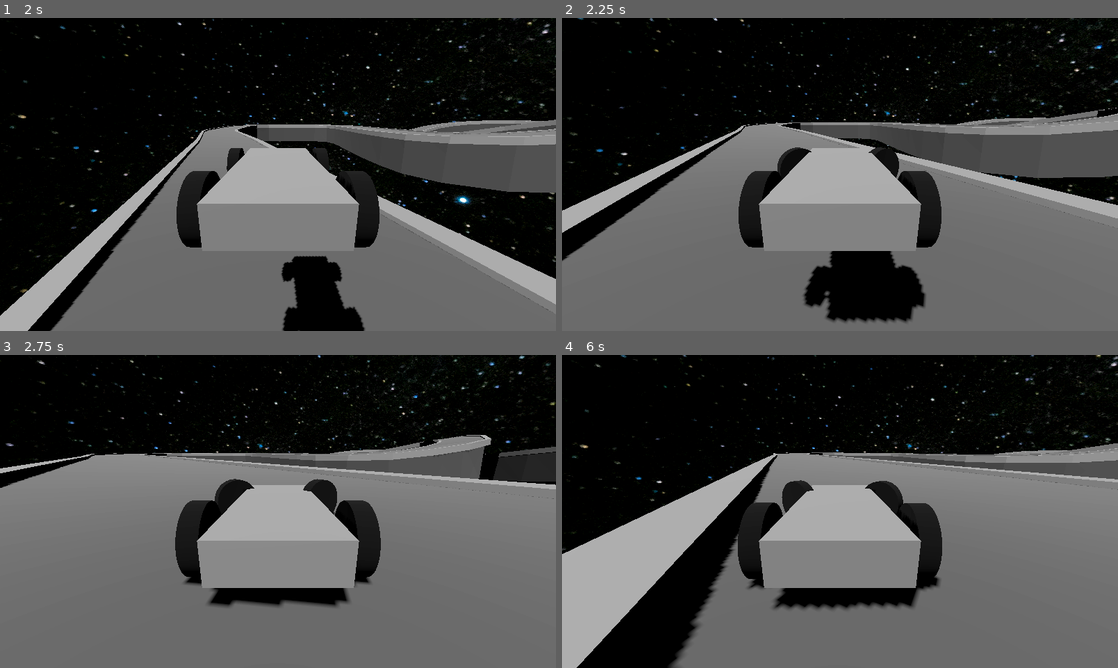
Above: before the commit, frames 1-4 (two rows, left to right).
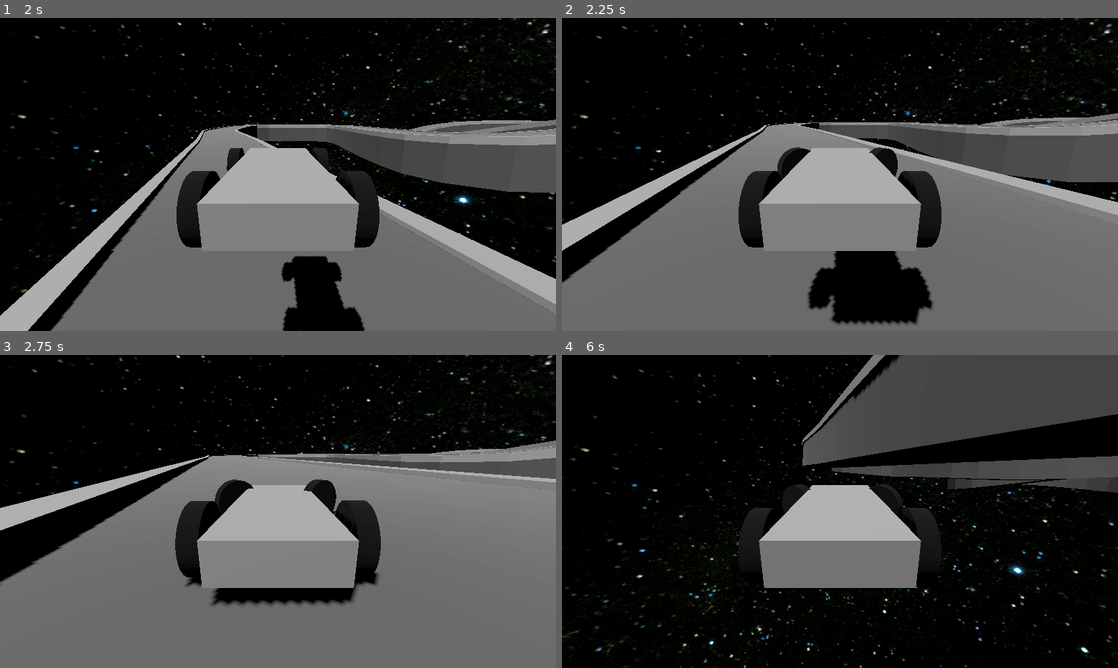
Above: after the commit, the same moments.

Repository: worcestertechnicalhighschool/kart-racer-origin
Game: Godot game, scene res://scenes/menus/title_screen.tscn
The game is run twice, just before and just after one commit, with the same random seed, the same clock (stepped at 60 frames per second) and the same inputs.
Inputs:
- Up to frame 1 (2 s): click "Single Player" at 0.5 s; click "Single Player" at 1.25 s
- Up to frame 2 (2.25 s): hold D (right) from 2.03 s (still down); hold Shift (drift) from 2.03 s (still down)
- Up to frame 3 (2.75 s): keep holding D (right); keep holding Shift (drift)
- Up to frame 4 (6 s): release D (right) at 2.78 s; release Shift (drift) at 2.78 s; hold S (backward) 2.78-3.53 s; tap Shift (drift) at 2.85, 4.35, 5.85 s; hold D (right) 3.53-4.28 s; hold Shift (drift) 3.53-4.28 s; hold W (forward) 4.28-5.03 s; hold Shift (drift) 5.03-5.78 s; hold A (left) from 5.03 s (still down)

Frame 1 is identical in both runs. In frame 2, 10% of the frame differs, in the area x 0-100%, y 0-98%; in frame 3, 14%; in frame 4, 58%, in the area x 0-100%, y 0-100%.

Commit message:
fixed oil spill
the flashing effect from the oil spill only works in fowarrd mode

Diff:
--- a/project.godot
+++ b/project.godot
@@ -1,3 +1,11 @@
+; Engine configuration file.
+; It's best edited using the editor UI and not directly,
+; since the parameters that go here are not all obvious.
+;
+; Format:
+;   [section] ; section goes between []
+;   param=value ; assign values to parameters
+
 config_version=5
 
 [application]
@@ -31,24 +39,28 @@
 "deadzone": 0.5,
 "events": [Object(InputEventJoypadButton,"resource_local_to_scene":false,"resource_name":"","device":-1,"button_index":14,"pressure":0.0,"pressed":true,"script":null)
 , Object(InputEventKey,"resource_local_to_scene":false,"resource_name":"","device":-1,"window_id":0,"alt_pressed":false …(183 unchanged characters)…
+, Object(InputEventKey,"resource_local_to_scene":false,"resource_name":"","device":-1,"window_id":0,"alt_pressed":false,"shift_pressed":false,"ctrl_pressed":false,"meta_pressed":false,"pressed":false,"keycode":0,"physical_keycode":4194321,"key_label":0,"unicode":0,"location":0,"echo":false,"script":null)
 ]
 }
 left={
 "deadzone": 0.5,
 "events": [Object(InputEventKey,"resource_local_to_scene":false,"resource_name":"","device":-1,"window_id":0,"alt_press …(191 unchanged characters)…
 , Object(InputEventJoypadButton,"resource_local_to_scene":false,"resource_name":"","device":-1,"button_index":13,"pressure":0.0,"pressed":true,"script":null)
+, Object(InputEventKey,"resource_local_to_scene":false,"resource_name":"","device":-1,"window_id":0,"alt_pressed":false,"shift_pressed":false,"ctrl_pressed":false,"meta_pressed":false,"pressed":false,"keycode":0,"physical_keycode":4194319,"key_label":0,"unicode":0,"location":0,"echo":false,"script":null)
 ]
 }
 forward={
 "deadzone": 0.5,
 "events": [Object(InputEventKey,"resource_local_to_scene":false,"resource_name":"","device":-1,"window_id":0,"alt_press …(192 unchanged characters)…
 , Object(InputEventJoypadButton,"resource_local_to_scene":false,"resource_name":"","device":-1,"button_index":1,"pressure":0.0,"pressed":true,"script":null)
+, Object(InputEventKey,"resource_local_to_scene":false,"resource_name":"","device":-1,"window_id":0,"alt_pressed":false,"shift_pressed":false,"ctrl_pressed":false,"meta_pressed":false,"pressed":false,"keycode":0,"physical_keycode":4194320,"key_label":0,"unicode":0,"location":0,"echo":false,"script":null)
 ]
 }
 backward={
 "deadzone": 0.5,
 "events": [Object(InputEventKey,"resource_local_to_scene":false,"resource_name":"","device":-1,"window_id":0,"alt_press …(192 unchanged characters)…
 , Object(InputEventJoypadButton,"resource_local_to_scene":false,"resource_name":"","device":-1,"button_index":3,"pressure":0.0,"pressed":true,"script":null)
+, Object(InputEventKey,"resource_local_to_scene":false,"resource_name":"","device":-1,"window_id":0,"alt_pressed":false,"shift_pressed":false,"ctrl_pressed":false,"meta_pressed":false,"pressed":false,"keycode":0,"physical_keycode":4194322,"key_label":0,"unicode":0,"location":0,"echo":false,"script":null)
 ]
 }
 pause={
--- a/scenes/curve_test.tscn
+++ b/scenes/curve_test.tscn
@@ -1,7 +1,8 @@
-[gd_scene load_steps=9 format=3 uid="uid://cbq6dgmwt0u82"]
+[gd_scene load_steps=10 format=3 uid="uid://cbq6dgmwt0u82"]
 
 [ext_resource type="PackedScene" uid="uid://dkuwcntbn4jl2" path="res://scenes/models/car.tscn" id="1_rflty"]
 [ext_resource type="Texture2D" uid="uid://b3jjiel6oe0xy" path="res://assets/images/skyboxes/skybox_finance.jpg" id="1_tl23f"]
+[ext_resource type="PackedScene" uid="uid://bgfoxm83j36w0" path="res://scenes/oil.tscn" id="3_85lhp"]
 
 [sub_resource type="PanoramaSkyMaterial" id="PanoramaSkyMaterial_tl4ks"]
 panorama = ExtResource("1_tl23f")
@@ -102,3 +103,8 @@
 transform = Transform3D(1, 0, 0, 0, 1, 0, 0, 0, 1, 341.663, 25.3107, 238.765)
 mass = 100.0
 gravity_scale = 1.5
+
+[node name="Obstacles" type="Node3D" parent="."]
+
+[node name="Oil" parent="Obstacles" instance=ExtResource("3_85lhp")]
+transform = Transform3D(9, 0, 0, 0, 9, 0, 0, 0, 9, 330.275, 17.0421, 203.032)
--- a/scenes/models/car.tscn
+++ b/scenes/models/car.tscn
@@ -31,7 +31,6 @@
 transform = Transform3D(1, 0, 0, 0, 1, 0, 0, 0, 1, 1, 0, 1.1538)
 use_as_steering = true
 wheel_roll_influence = 0.3
-wheel_friction_slip = 3.0
 suspension_stiffness = 50.0
 damping_compression = 3.0
 damping_relaxation = 5.0
@@ -44,7 +43,6 @@
 transform = Transform3D(1, 0, 0, 0, 1, 0, 0, 0, 1, 1, 0, -1.154)
 use_as_traction = true
 wheel_roll_influence = 0.3
-wheel_friction_slip = 3.0
 suspension_stiffness = 50.0
 damping_compression = 3.0
 damping_relaxation = 5.0
@@ -57,7 +55,6 @@
 transform = Transform3D(1, 0, 0, 0, 1, 0, 0, 0, 1, -1, 0, 1.1538)
 use_as_steering = true
 wheel_roll_influence = 0.3
-wheel_friction_slip = 3.0
 suspension_stiffness = 50.0
 damping_compression = 3.0
 damping_relaxation = 5.0
@@ -70,7 +67,6 @@
 transform = Transform3D(1, 0, 0, 0, 1, 0, 0, 0, 1, -1, 0, -1.154)
 use_as_traction = true
 wheel_roll_influence = 0.3
-wheel_friction_slip = 3.0
 suspension_stiffness = 50.0
 damping_compression = 3.0
 damping_relaxation = 5.0
--- /dev/null
+++ b/scenes/oil.tscn
@@ -0,0 +1,29 @@
+[gd_scene load_steps=5 format=3 uid="uid://bgfoxm83j36w0"]
+
+[ext_resource type="Script" path="res://scripts/slip.gd" id="1_01bso"]
+
+[sub_resource type="BoxShape3D" id="BoxShape3D_rhvt4"]
+
+[sub_resource type="CylinderMesh" id="CylinderMesh_m3ngc"]
+
+[sub_resource type="StandardMaterial3D" id="StandardMaterial3D_t67i0"]
+albedo_color = Color(0, 0, 0, 1)
+metallic = 1.0
+
+[node name="Oil" type="Area3D"]
+script = ExtResource("1_01bso")
+
+[node name="CollisionShape3D" type="CollisionShape3D" parent="."]
+shape = SubResource("BoxShape3D_rhvt4")
+
+[node name="Timer" type="Timer" parent="."]
+wait_time = 2.0
+one_shot = true
+
+[node name="MeshInstance3D" type="MeshInstance3D" parent="."]
+transform = Transform3D(1, 0, 0, 0, 0.01, 0, 0, 0, 1, 0, 0, 0)
+mesh = SubResource("CylinderMesh_m3ngc")
+surface_material_override/0 = SubResource("StandardMaterial3D_t67i0")
+
+[connection signal="body_entered" from="." to="." method="_on_body_entered"]
+[connection signal="timeout" from="Timer" to="." method="_on_timer_timeout"]
--- a/scripts/car2.gd
+++ b/scripts/car2.gd
@@ -39,7 +39,7 @@
 
 # Called every frame. 'delta' is the elapsed time since the previous frame.
 func _physics_process(delta: float) -> void:
-
+	#print(linear_velocity)
 	if ray.is_colliding():
 		if "BoostPad" in ray.get_collider().name:
 			if rotation_degrees.x > rotation_degrees.z:
@@ -78,6 +78,9 @@
 	if !drift:
 		engine_force = Input.get_axis("backward","forward") * ENGINE_POWER
 		steering = move_toward(steering, Input.get_axis("right","left") * MAX_STEER, delta * 10)
+	if drift:
+		engine_force = Input.get_axis("backward","forward") * ENGINE_POWER
+		steering = move_toward(steering, axis * MAX_STEER, delta * 10)
 
 func _on_camera_timer_timeout() -> void:
 	var fov_in_tween = get_tree().create_tween()
@@ -95,12 +98,12 @@
 		flwheel.wheel_friction_slip = 5.5
 		frwheel.wheel_friction_slip = 5.5
 		#Keeps the linear velocity at the same from the drifts start to end
-		linear_velocity.z = old_velocity.z
+		linear_velocity.z = clamp(linear_velocity.z,old_velocity.z,old_velocity.z-10)
 		#Checks if the direction your pressing is the same as the directions from the start of the drift
 		if axis == Input.get_axis("right","left"):
 			#Tight drift
-			apply_torque_impulse(Vector3(0,10*axis,0))
-			apply_central_impulse(Vector3(0,0,10))
+			#apply_central_force(Vector3(10*axis,0,10))
+			#apply_central_impulse(Vector3(0,0,o))
 			#Locks the axis to the start position and the given angle
 			global_rotation_degrees.y = clamp(global_rotation_degrees.y,[old_rotation.y+75*axis,old_rotation.y].min(),[old_rotation.y+75*axis,old_rotation.y].max())
 		elif Input.get_axis("right","left") == 0:
@@ -112,4 +115,3 @@
 			global_rotation_degrees.y = clamp(global_rotation_degrees.y,[old_rotation.y+45*axis,old_rotation.y].min(),[old_rotation.y+45*axis,old_rotation.y].max())
 	rotation_degrees.x = clamp(rotation_degrees.x,-5,5)
 	rotation_degrees.z = clamp(rotation_degrees.z,-5,5)
-	print(rotation_degrees)
--- /dev/null
+++ b/scripts/slip.gd
@@ -0,0 +1,63 @@
+extends Area3D
+
+var car
+var original = []
+var original_rotation
+var original_position
+var car_parts
+# Called when the node enters the scene tree for the first time.
+func _ready() -> void:
+	pass # Replace with function body.
+
+
+# Called every frame. 'delta' is the elapsed time since the previous frame.
+func _process(delta: float) -> void:
+	if $Timer.time_left > 0:
+		for node in car_parts:
+			if node is MeshInstance3D:
+				if int(fmod($Timer.time_left*10,2)) == 1:
+					node.transparency = 0
+				if int(fmod($Timer.time_left*10,2)) == 0:
+					node.transparency = 1
+			if node is VehicleWheel3D:
+				if int(fmod($Timer.time_left*10,2)) == 1:
+					node.get_child(0).transparency = 0
+				if int(fmod($Timer.time_left*10,2)) == 0:
+					node.get_child(0).transparency = 1
+
+
+func _on_body_entered(body: Node3D) -> void:
+	print(1)
+	if body is VehicleBody3D:
+		car = body
+		car_parts = body.get_children()
+		for node in car_parts:
+			if node is VehicleWheel3D:
+				original.append(node.wheel_friction_slip)
+				node.wheel_friction_slip = 0
+			if node.name == "CenterOfMass":
+				original_rotation = node.rotation_degrees
+				original_position = node.position
+				node.top_level = true
+		body.linear_velocity.x = body.linear_velocity.x/5
+		body.linear_velocity.z = body.linear_velocity.z/5
+		body.angular_velocity.y = 10
+		$Timer.start()
+
+
+
+func _on_timer_timeout() -> void:
+	$Timer.stop()
+	var i = 0
+	for node in car_parts:
+		if node is VehicleWheel3D:
+			node.wheel_friction_slip = original[i]
+		if node.name == "CenterOfMass":
+			node.top_level = false
+			node.rotation_degrees = original_rotation
+			node.position = original_position
+		if node is MeshInstance3D:
+			node.transparency = 0
+		if node is VehicleWheel3D:
+			node.get_child(0).transparency = 0
+	queue_free()
